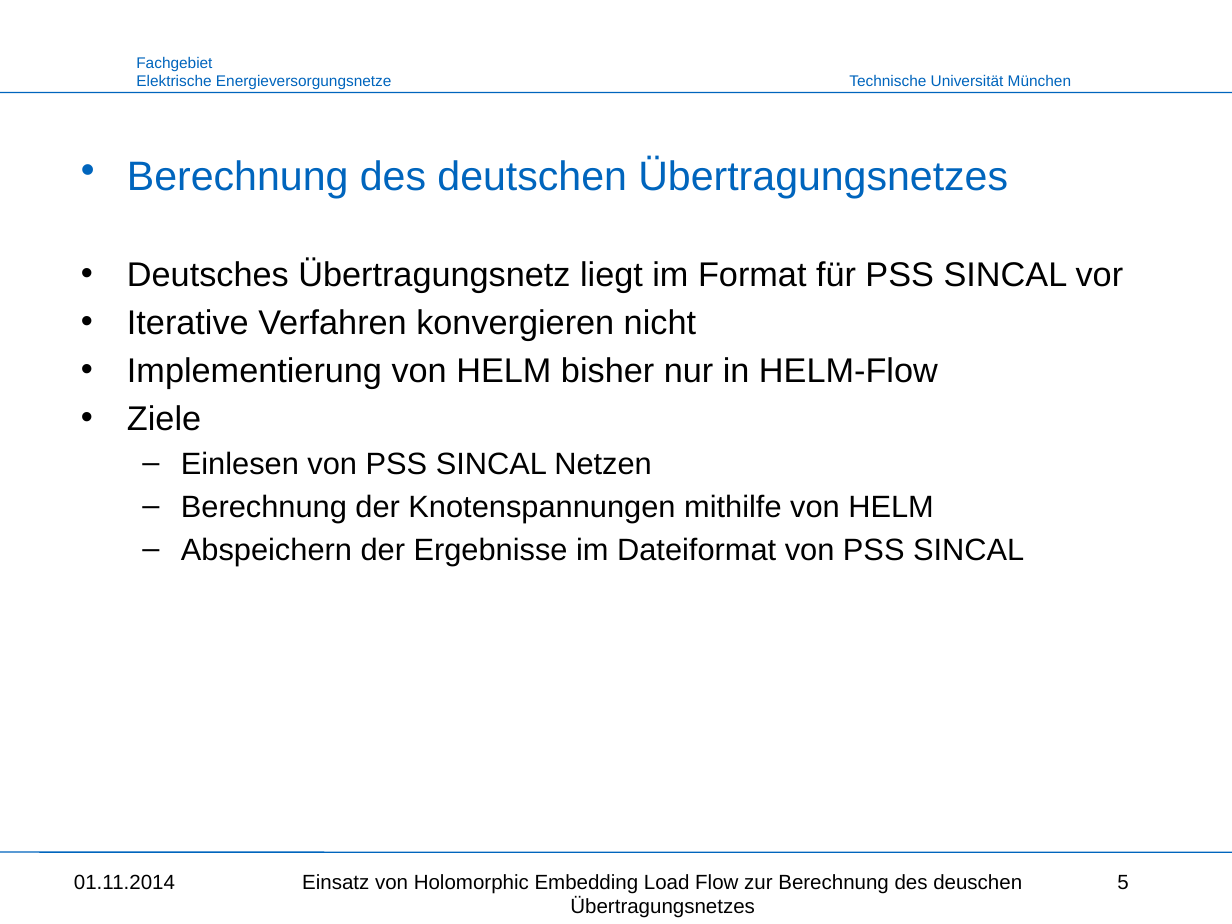
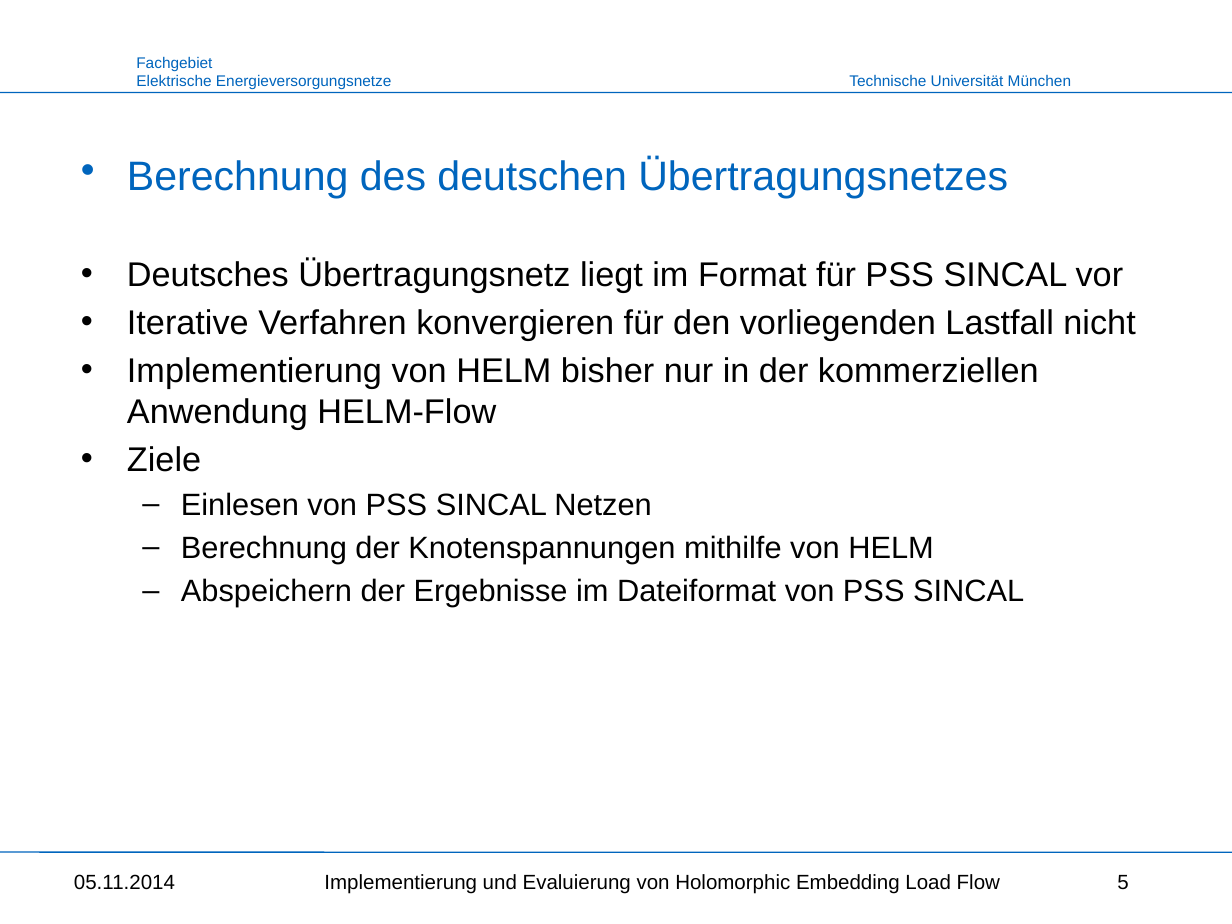
Before and after one commit to benediktibk/loadflow, a slide deck: slide 5 of documents/master_thesis/short_report.pptx. Drawn at 1232x924 pixels with LibreOffice and Linux fonts; fonts in the diff are those of the drawing; background and template pictures are left out. Boxes give left, top, right and bottom in pixels: in the first picture for what was removed or moved away, otherwise in the second. Text is boxed around its words. In the diff, an @@ line names an element or a change of style, - is before the commit and + after.

Commit message:
fixed presentation

```diff
--- a/documents/master_thesis/short_report.pptx
+++ b/documents/master_thesis/short_report.pptx
@@ text at <box>127,309,1135,430</box>: text changed @@
-• Iterative Verfahren konvergieren nicht
-• Implementierung von HELM bisher nur in HELM-Flow
+• Iterative Verfahren konvergieren für den vorliegenden Lastfall nicht
+• Implementierung von HELM bisher nur in der kommerziellen Anwendung HELM-Flow
@@ text at <box>74,874,175,890</box>: text changed @@
-01.11.2014
+05.11.2014
@@ text at <box>324,874,1000,894</box>: text changed @@
-Einsatz von Holomorphic Embedding Load Flow zur Berechnung des deuschen Übertragungsnetzes
+Implementierung und Evaluierung von Holomorphic Embedding Load Flow
```
Also in this commit, not shown: 6 other slides changed.
